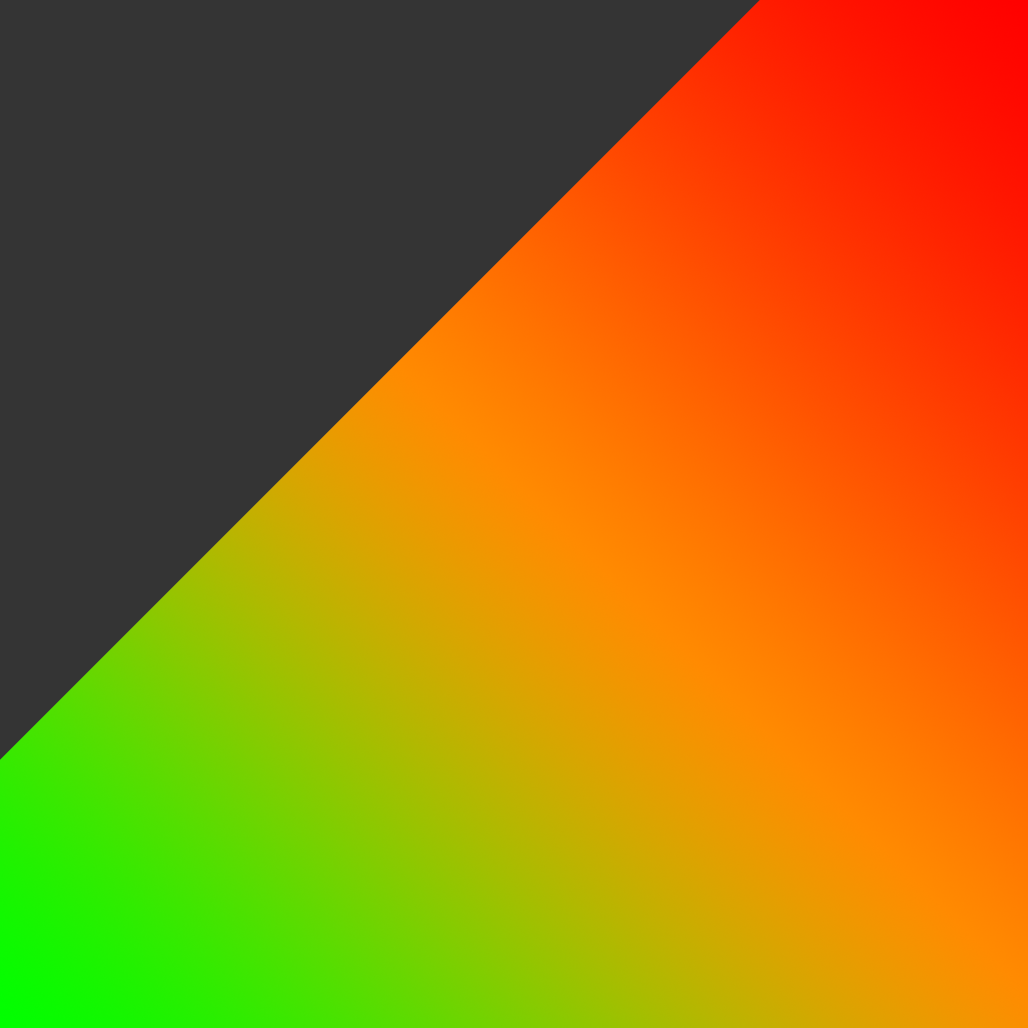
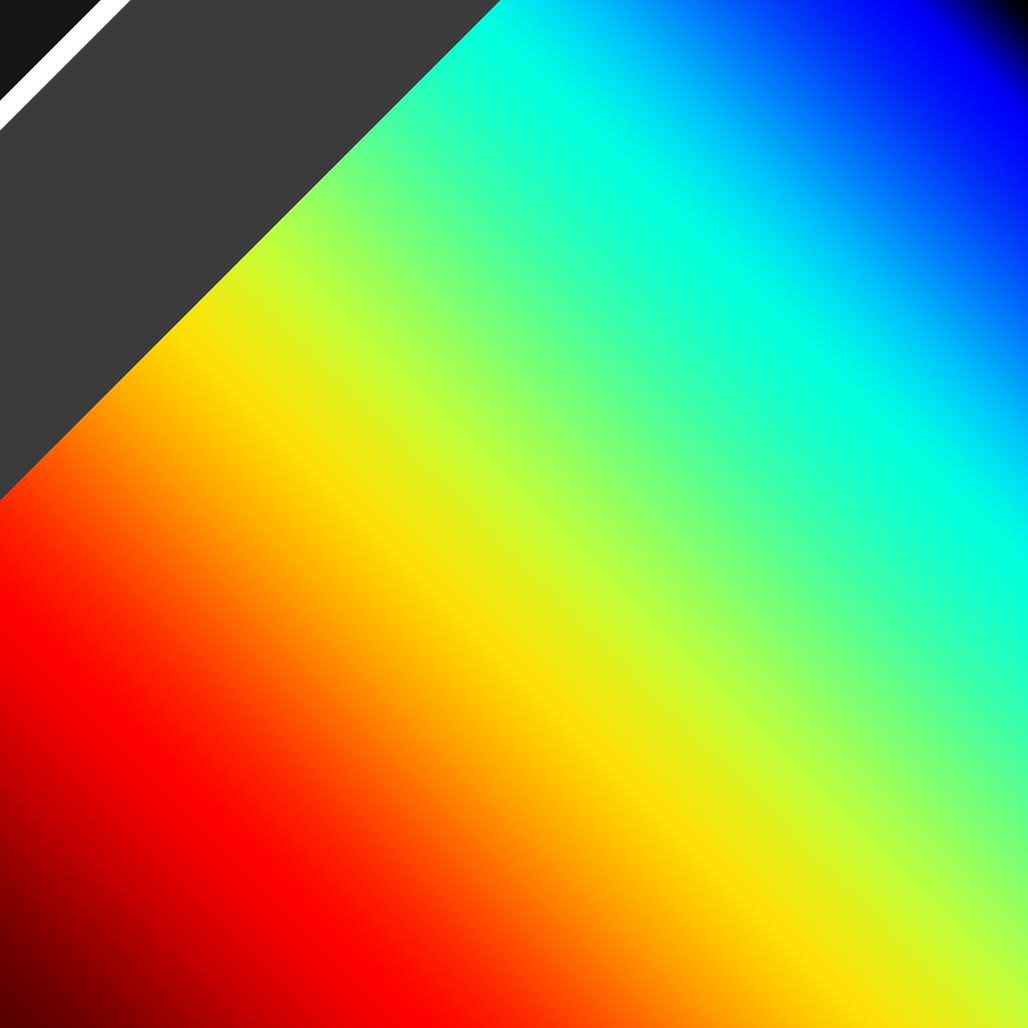
Revision of a layered w=1028, h=1028 image; what changed, layer by layer:
painted on "Layer 2" over [left=0, top=0, right=760, bottom=760]
painted on "Layer 1" over [left=0, top=0, right=1028, bottom=1028]
